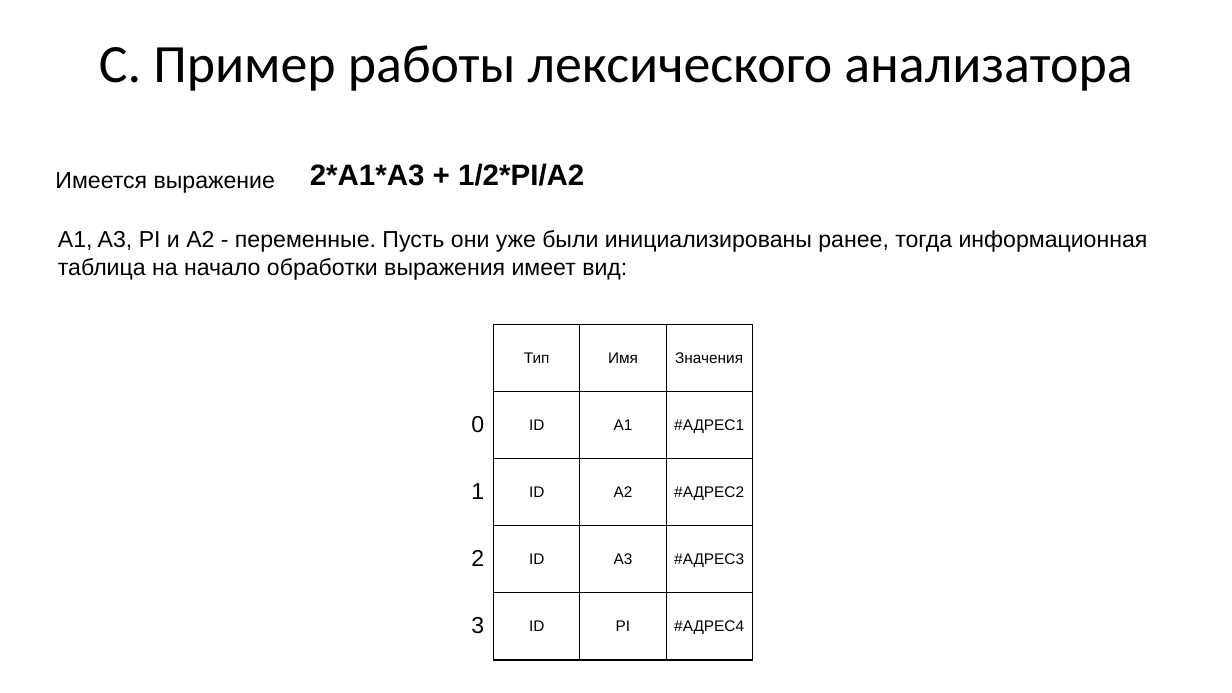
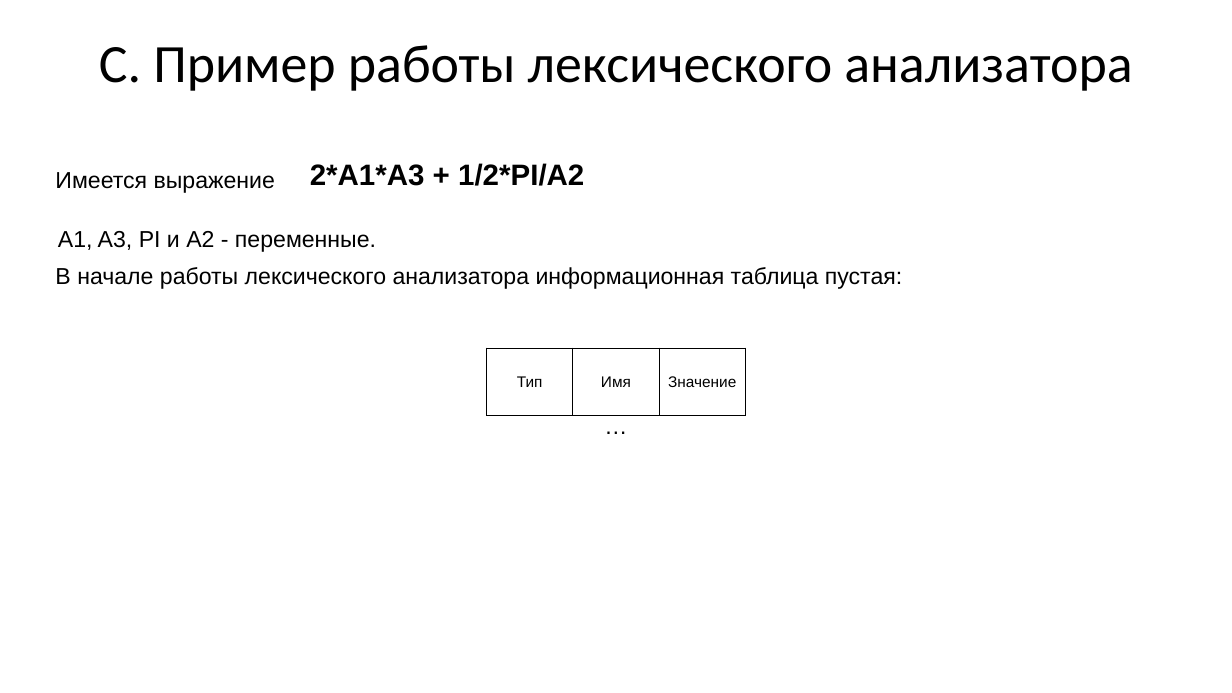
Before and after one commit to goddamnteam/korzun, a slide deck: slide 10 of task3.pptx. Drawn at 1232x693 pixels with LibreOffice and Linux fonts; fonts in the diff are those of the drawing. Boxes give left, top, right and bottom in pixels: in the first picture for what was removed or moved away, otherwise in the second. Text is boxed around its words. In the diff, an @@ line names an element or a change of style, - is before the commit and + after.

Commit message:
Update Trees and Tables

```diff
--- a/task3.pptx
+++ b/task3.pptx
@@ text at (58,231,376,252): text changed @@
-A1, A3, PI и A2 - переменные. Пусть они уже были инициализированы ранее, тогда информационная
-таблица на начало обработки выражения имеет вид:
+A1, A3, PI и A2 - переменные.
@@ text added at (55,267,902,289), 18 pt, text #000000 @@
+В начале работы лексического анализатора информационная таблица пустая:
@@ table at (487,348,745,416) @@
-row 1: Тип | Имя | Значения
-row 2: ID | A1 | #АДРЕС1
-row 3: ID | A2 | #АДРЕС2
-row 4: ID | A3 | #АДРЕС3
-row 5: ID | PI | #АДРЕС4
+row 1: Тип | Имя | Значение
@@ table: place and size @@
-table at (494,324,751,660)
+table at (487,348,745,416)
@@ text removed at (471,416,484,433) @@
-0
@@ text added at (487,407,746,444), 18 pt, text #000000 @@
+…
@@ text removed at (471,483,484,499) @@
-1
@@ text removed at (471,550,484,566) @@
-2
@@ text removed at (471,617,484,634) @@
-3
```
Also in this commit, not shown: 22 other slides changed, 10 slides added.
